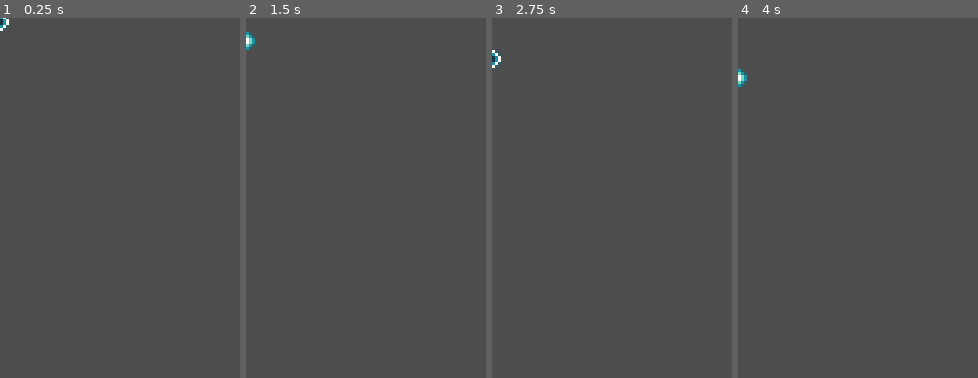
Above: before the commit, frames 1-4 (left to right).
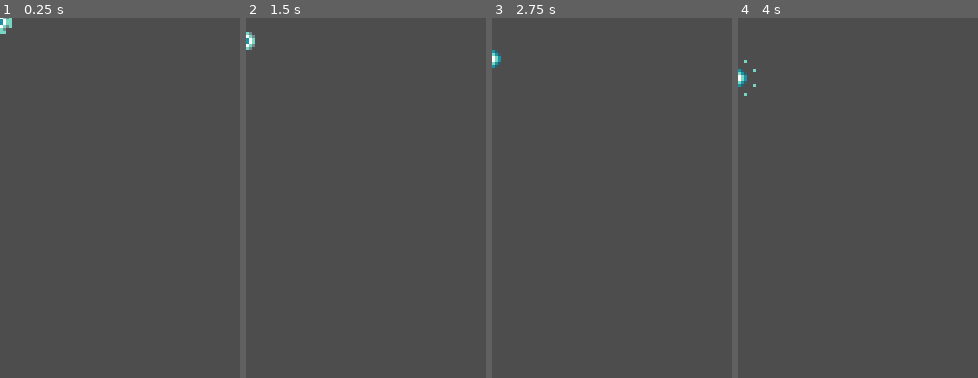
Above: after the commit, the same moments.

Repository: jacristi/godot-space-shooter
Game: Godot game, scene res://pickups/blue_pickup.tscn
Same seed, same stepped clock (60 frames per second), same inputs: the game is played once before the commit and once after it. This scene is started directly instead of the project's main scene.
Inputs:
- Up to frame 1 (0.25 s): no input
- Up to frame 2 (1.5 s): hold D (move_right) 0.53-1.28 s; tap Space (fire) at 0.6, 1.35 s; hold S (move_down) from 1.28 s (still down)
- Up to frame 3 (2.75 s): release S (move_down) at 2.03 s; hold D (move_right) from 2.03 s (still down); tap Space (fire) at 2.1 s
- Up to frame 4 (4 s): tap Enter at 2.75 s; release D (move_right) at 2.78 s; hold W (move_up) 2.78-3.53 s; tap Space (fire) at 2.85, 3.5, 3.6 s; hold A (move_left) from 3.53 s (still down)
The pictures show only the part of the screen within x 0-50%, y 0-50%; the shares and areas given below are measured in that part.

The runs differ from the first frame. In frame 1, 0.2% of the frame differs, in the area x 0-5%, y 0-5%; in frame 2, 0.2%; in frame 3, 0.1%; in frame 4, less than 0.1%.

Commit message:
feat: new pickup sprite/animation

Diff:
--- a/pickups/blue_pickup.tscn
+++ b/pickups/blue_pickup.tscn
@@ -1,38 +1,59 @@
-[gd_scene load_steps=10 format=3 uid="uid://bn37hg8rvt4in"]
+[gd_scene load_steps=13 format=3 uid="uid://bn37hg8rvt4in"]
 
 [ext_resource type="PackedScene" uid="uid://bfgfj802ng1mt" path="res://pickups/pickup.tscn" id="1_lcx6e"]
-[ext_resource type="Texture2D" uid="uid://caiq5b1xdr6yg" path="res://assets/energy_pickup.png" id="2_nn73v"]
+[ext_resource type="Texture2D" uid="uid://yapodnb80tn2" path="res://assets/pickups.png" id="2_rmyun"]
 
-[sub_resource type="AtlasTexture" id="AtlasTexture_1xbmg"]
-atlas = ExtResource("2_nn73v")
-region = Rect2(0, 0, 8, 8)
+[sub_resource type="AtlasTexture" id="AtlasTexture_1itdo"]
+atlas = ExtResource("2_rmyun")
+region = Rect2(0, 0, 16, 16)
 
-[sub_resource type="AtlasTexture" id="AtlasTexture_hwjxy"]
-atlas = ExtResource("2_nn73v")
-region = Rect2(8, 0, 8, 8)
+[sub_resource type="AtlasTexture" id="AtlasTexture_j77n7"]
+atlas = ExtResource("2_rmyun")
+region = Rect2(16, 0, 16, 16)
 
-[sub_resource type="AtlasTexture" id="AtlasTexture_5bu0i"]
-atlas = ExtResource("2_nn73v")
-region = Rect2(16, 0, 8, 8)
+[sub_resource type="AtlasTexture" id="AtlasTexture_k8sg8"]
+atlas = ExtResource("2_rmyun")
+region = Rect2(32, 0, 16, 16)
 
-[sub_resource type="AtlasTexture" id="AtlasTexture_rbv10"]
-atlas = ExtResource("2_nn73v")
-region = Rect2(24, 0, 8, 8)
+[sub_resource type="AtlasTexture" id="AtlasTexture_7xphf"]
+atlas = ExtResource("2_rmyun")
+region = Rect2(64, 0, 16, 16)
 
-[sub_resource type="SpriteFrames" id="SpriteFrames_a3w7m"]
+[sub_resource type="AtlasTexture" id="AtlasTexture_0d3j6"]
+atlas = ExtResource("2_rmyun")
+region = Rect2(80, 0, 16, 16)
+
+[sub_resource type="AtlasTexture" id="AtlasTexture_hx0wq"]
+atlas = ExtResource("2_rmyun")
+region = Rect2(96, 0, 16, 16)
+
+[sub_resource type="AtlasTexture" id="AtlasTexture_8lxd1"]
+atlas = ExtResource("2_rmyun")
+region = Rect2(112, 0, 16, 16)
+
+[sub_resource type="SpriteFrames" id="SpriteFrames_grv4a"]
 animations = [{
 "frames": [{
 "duration": 1.0,
-"texture": SubResource("AtlasTexture_1xbmg")
+"texture": SubResource("AtlasTexture_1itdo")
 }, {
 "duration": 1.0,
-"texture": SubResource("AtlasTexture_hwjxy")
+"texture": SubResource("AtlasTexture_j77n7")
 }, {
 "duration": 1.0,
-"texture": SubResource("AtlasTexture_5bu0i")
+"texture": SubResource("AtlasTexture_k8sg8")
 }, {
 "duration": 1.0,
-"texture": SubResource("AtlasTexture_rbv10")
+"texture": SubResource("AtlasTexture_7xphf")
+}, {
+"duration": 1.0,
+"texture": SubResource("AtlasTexture_0d3j6")
+}, {
+"duration": 1.0,
+"texture": SubResource("AtlasTexture_hx0wq")
+}, {
+"duration": 1.0,
+"texture": SubResource("AtlasTexture_8lxd1")
 }],
 "loop": true,
 "name": &"default",
@@ -48,9 +69,8 @@
 [node name="BluePickup" instance=ExtResource("1_lcx6e")]
 
 [node name="AnimatedSprite2D" parent="." index="0"]
-sprite_frames = SubResource("SpriteFrames_a3w7m")
-frame = 1
-frame_progress = 0.292507
+sprite_frames = SubResource("SpriteFrames_grv4a")
+frame_progress = 0.0670588
 
 [node name="VisibleOnScreenNotifier2D" parent="." index="3"]
 position = Vector2(2.38419e-07, 2.38419e-07)
Binary file added: assets/pickups.png
Not shown, added: assets/pickups.png.import
